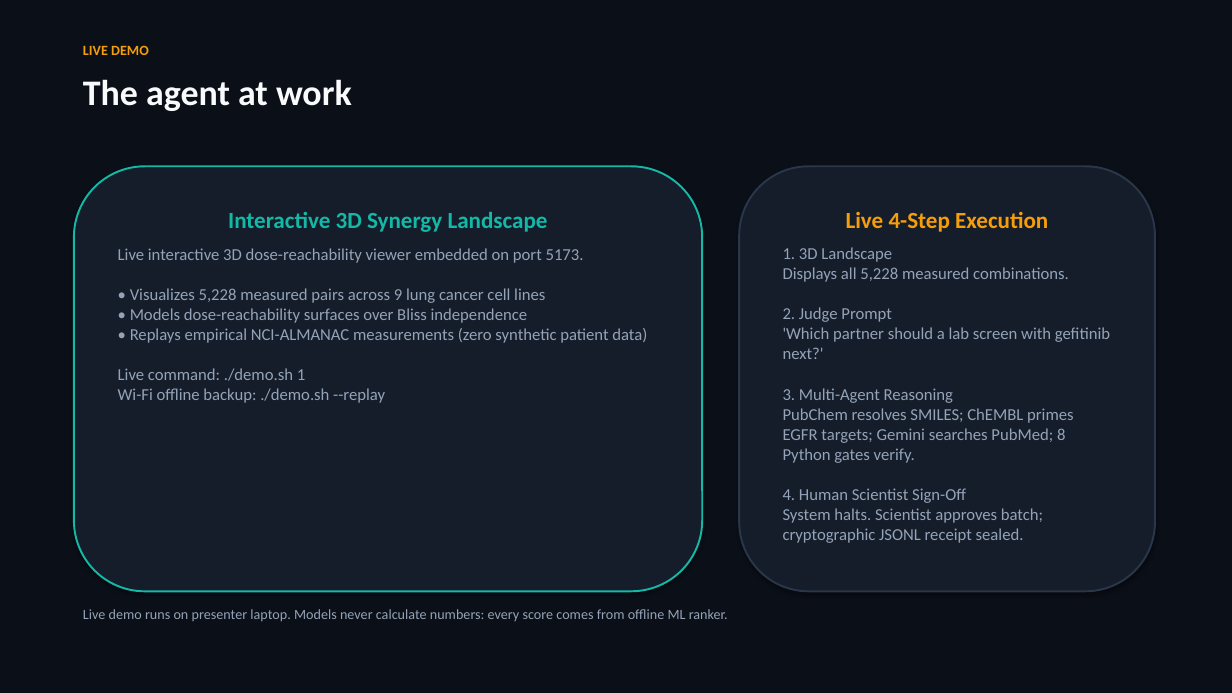
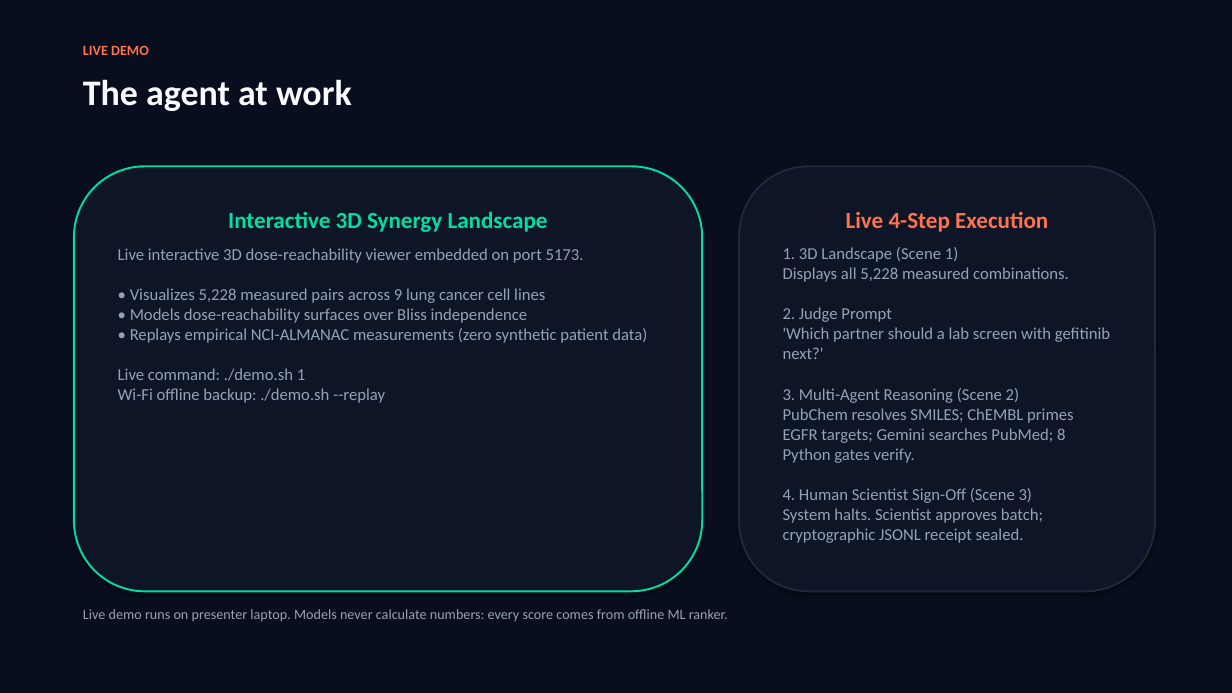
Before and after one commit to leventkoymen/backprop-to-the-future-b56f8f5e-submission-repo, a slide deck: slide 5 of docs/LungPair_Pitch_Deck_Team_Backprop.pptx. Drawn at 1232x693 pixels with LibreOffice and Linux fonts; fonts in the diff are those of the drawing. Boxes give left, top, right and bottom in pixels: in the first picture for what was removed or moved away, otherwise in the second. Text is boxed around its words. In the diff, an @@ line names an element or a change of style, - is before the commit and + after.

Commit message:
Style: update deck PPTX and PDFs with Canva color architecture (Midnight Navy, Mint, Cantaloupe Orange) and Med 2026 toxicity quote

```diff
--- a/docs/LungPair_Pitch_Deck_Team_Backprop.pptx
+++ b/docs/LungPair_Pitch_Deck_Team_Backprop.pptx
@@ rectangle at <box>0,0,1232,693</box>: fill #0B0F17 to #080E1E @@
@@ text "LIVE DEMO" at <box>83,45,149,55</box>: text colour #F59E0B to #FC734D @@
@@ rounded rectangle "Interactive 3D Synergy Landscape" at <box>74,166,702,592</box>: fill #151D2A to #0D1527; outline #14B8A6 1.5 pt to #00DFA2 1.5 pt @@
@@ rounded rectangle "Live 4-Step Execution" at <box>739,166,1155,592</box>: fill #151D2A to #0D1527; outline #2A374A 1.5 pt to #1E293B 1.5 pt @@
@@ text in rounded rectangle at <box>228,211,548,232</box>: text colour #14B8A6 to #00DFA2 in "Interactive 3D Synergy Landscape" @@
@@ text in rounded rectangle at <box>846,212,1048,232</box>: text colour #F59E0B to #FC734D in "Live 4-Step Execution" @@
@@ text in rounded rectangle at <box>783,247,1110,543</box>: text changed @@
-1. 3D Landscape
-Displays all 5,228 measured combinations.
-2. Judge Prompt
-'Which partner should a lab screen with gefitinib next?'
-3. Multi-Agent Reasoning
-PubChem resolves SMILES; ChEMBL primes EGFR targets; Gemini searches PubMed; 8 Python gates verify.
-4. Human Scientist Sign-Off
-System halts. Scientist approves batch; cryptographic JSONL receipt sealed.
+1. 3D Landscape (Scene 1)
+Displays all 5,228 measured combinations.
+2. Judge Prompt
+'Which partner should a lab screen with gefitinib next?'
+3. Multi-Agent Reasoning (Scene 2)
+PubChem resolves SMILES; ChEMBL primes EGFR targets; Gemini searches PubMed; 8 Python gates verify.
+4. Human Scientist Sign-Off (Scene 3)
+System halts. Scientist approves batch; cryptographic JSONL receipt sealed.
```
Also in this commit, not shown: 7 other slides changed, 2 other files.
